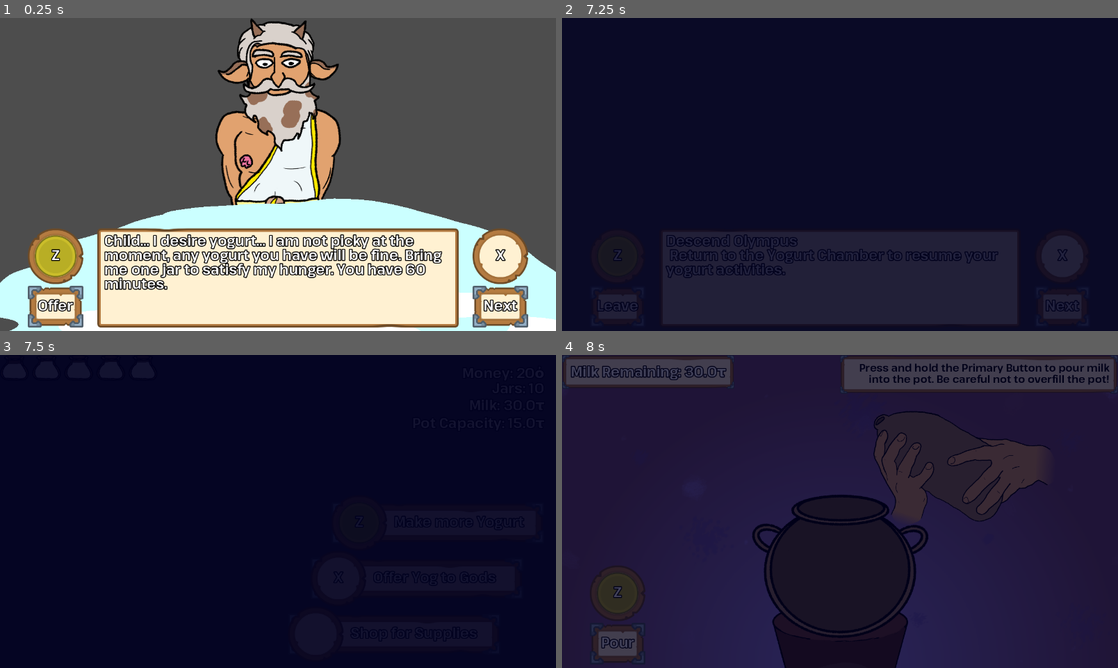
Above: before the commit, frames 1-4 (two rows, left to right).
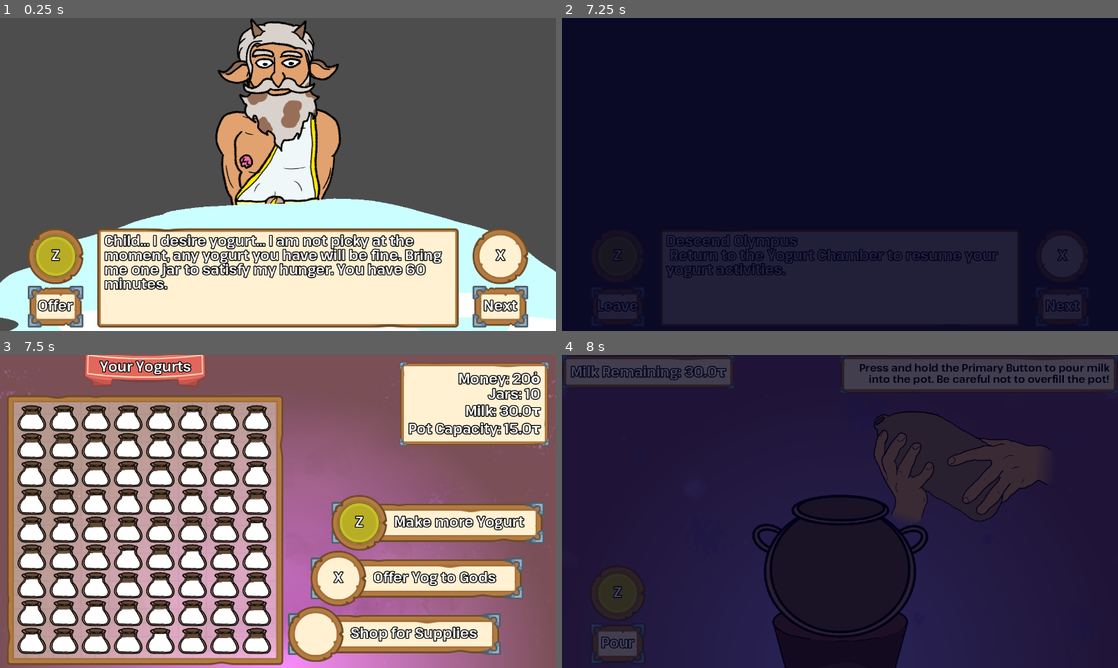
Above: after the commit, the same moments.

Repository: HauntedBees/olympus-mountain-creamery
Game: Godot game, scene res://game_scenes/04_offering/offering.tscn
Two runs of this game, one before a commit and one after it. Both use one fixed random seed, a clock stepped at 60 frames per second and the inputs below. This scene is started directly instead of the project's main scene.
Inputs (mouse positions are in pixels of both pictures, inside the frame that each line leads up to):
- Up to frame 1 (0.25 s): no input
- Up to frame 2 (7.25 s): tap Enter at 0.5, 5 s; move the mouse to (962, 158) at 0.52 s; hold Z (button_one) 0.53-1.28 s; click (962, 158) at 0.67 s; move the mouse to (728, 190) at 1.27 s; tap Z (button_one) at 1.35, 2.3, 2.85, 4.55, 5.85, 6.8 s; click (728, 190) at 1.42 s; move the mouse to (895, 105) at 2.02 s; hold X (button_two) 2.03-2.78 s; click (895, 105) at 2.17 s; move the mouse to (812, 237) at 2.77 s; click (812, 237) at 2.92 s; move the mouse to (1006, 221) at 3.52 s; hold Z (button_one) 3.53-4.28 s; click (1006, 221) at 3.67 s; tap Space at 4.25, 5.75 s; move the mouse to (673, 127) at 4.27 s; tap X (button_two) at 4.35 s; click (673, 127) at 4.42 s; move the mouse to (867, 174) at 5.02 s; hold Z (button_one) 5.03-5.78 s; click (867, 174) at 5.17 s; move the mouse to (756, 96) at 5.77 s; click (756, 96) at 5.92 s; move the mouse to (962, 158) at 6.52 s; hold X (button_two) from 6.53 s (still down); click (962, 158) at 6.67 s
- Up to frame 3 (7.5 s): move the mouse to (166, 527) at 7.27 s; release X (button_two) at 7.28 s; tap Z (button_one) at 7.35 s; click (166, 527) at 7.42 s
- Up to frame 4 (8 s): no input

Frames 1-2 are identical in both runs. In frame 3, 98% of the frame differs, in the area x 0-100%, y 0-100%; in frame 4, nothing differs.

Commit message:
juicing up the yogurt chamber

Diff:
--- a/assets/theem.tres
+++ b/assets/theem.tres
@@ -1,7 +1,7 @@
 [gd_resource type="Theme" load_steps=5 format=3 uid="uid://carntceclimm5"]
 
 [ext_resource type="FontFile" uid="uid://dhcii6gssucck" path="res://assets/other/KamilloGrotesk-SemiBold.ttf" id="1_81221"]
-[ext_resource type="Texture2D" uid="uid://ckplhoa70p81t" path="res://assets/kenney/panel_brown_corners_b.png" id="2_uirx6"]
+[ext_resource type="Texture2D" uid="uid://ckplhoa70p81t" path="res://assets/other/kenney/panel_brown_corners_b.png" id="2_uirx6"]
 
 [sub_resource type="StyleBoxTexture" id="StyleBoxTexture_6okd0"]
 texture = ExtResource("2_uirx6")
--- a/game_data/player_data.gd
+++ b/game_data/player_data.gd
@@ -38,7 +38,7 @@
 ]
 
 func _init() -> void:
-	for i in 5:
+	for i in 88:
 		var m := MilkPotData.new()
 		m.amount = randf_range(JAR_CAPACITY * 0.6, JAR_CAPACITY * 0.8)
 		m.fermentation_time = randf_range(0.0, 60.0)
--- a/game_scenes/01_make_yog/make_yog.tscn
+++ b/game_scenes/01_make_yog/make_yog.tscn
@@ -4,8 +4,8 @@
 [ext_resource type="Texture2D" uid="uid://gojn6kl812co" path="res://assets/prep_background.png" id="2_xhjry"]
 [ext_resource type="Shader" path="res://game_scenes/01_make_yog/milk_top.gdshader" id="3_7rk2f"]
 [ext_resource type="Shader" uid="uid://76asy4soysao" path="res://game_scenes/01_make_yog/fire.tres" id="4_1emc4"]
-[ext_resource type="Texture2D" uid="uid://re1xw6dyi6pl" path="res://assets/bg_parallax.png" id="4_d6xfv"]
-[ext_resource type="Texture2D" uid="uid://cen6l61r08gl4" path="res://assets/bg_parallax2.png" id="4_ix4eq"]
+[ext_resource type="Texture2D" uid="uid://re1xw6dyi6pl" path="res://assets/backgrounds/bg_parallax.png" id="4_d6xfv"]
+[ext_resource type="Texture2D" uid="uid://cen6l61r08gl4" path="res://assets/backgrounds/bg_parallax2.png" id="4_ix4eq"]
 [ext_resource type="PackedScene" uid="uid://c7ggwfed6pagk" path="res://game_scenes/01_make_yog/boil_pot.tscn" id="4_us5hp"]
 [ext_resource type="PackedScene" uid="uid://bvqiad5oamvxy" path="res://game_scenes/01_make_yog/temp_meter.tscn" id="5_sycg0"]
 [ext_resource type="PackedScene" uid="uid://4f3hwjrkf0my" path="res://game_scenes/03_shop/vert_prompt.tscn" id="6_2mk1b"]
@@ -130,6 +130,7 @@
 [node name="BoilPot" parent="PotContainer" instance=ExtResource("4_us5hp")]
 unique_name_in_owner = true
 layout_mode = 2
+overflowing = false
 
 [node name="PourHands" type="TextureRect" parent="."]
 unique_name_in_owner = true
@@ -149,6 +150,10 @@
 stretch_mode = 3
 script = ExtResource("9_kn5mc")
 
+[node name="MarginContainer2" type="MarginContainer" parent="PourHands"]
+layout_mode = 0
+size_flags_horizontal = 3
+
 [node name="FireContainer" type="MarginContainer" parent="."]
 layout_mode = 1
 anchors_preset = 7
--- a/game_scenes/02_outside/action_prompt.tscn
+++ b/game_scenes/02_outside/action_prompt.tscn
@@ -1,9 +1,9 @@
 [gd_scene load_steps=5 format=3 uid="uid://bnurmvdujjqn1"]
 
-[ext_resource type="Texture2D" uid="uid://c2gq7b5wttnyk" path="res://assets/kenney/panel_brown_corners_a.png" id="1_nvtt3"]
+[ext_resource type="Texture2D" uid="uid://c2gq7b5wttnyk" path="res://assets/other/kenney/panel_brown_corners_a.png" id="1_nvtt3"]
 [ext_resource type="Script" path="res://game_scenes/02_outside/action_prompt.gd" id="2_l2xto"]
-[ext_resource type="Texture2D" uid="uid://4r6k78uqfcd8" path="res://assets/kenney/round_damaged_brown.png" id="2_nyqj0"]
-[ext_resource type="Texture2D" uid="uid://dxxxttfyqnckd" path="res://assets/kenney/round_brown_dark.png" id="4_fk2g6"]
+[ext_resource type="Texture2D" uid="uid://4r6k78uqfcd8" path="res://assets/other/kenney/round_damaged_brown.png" id="2_nyqj0"]
+[ext_resource type="Texture2D" uid="uid://dxxxttfyqnckd" path="res://assets/other/kenney/round_brown_dark.png" id="4_fk2g6"]
 
 [node name="ActionPrompt" type="NinePatchRect"]
 custom_minimum_size = Vector2(490, 96)
--- a/game_scenes/02_outside/outside.gd
+++ b/game_scenes/02_outside/outside.gd
@@ -2,6 +2,7 @@
 
 const _JAR_SCENE := preload("res://game_scenes/shared_nodes/lil_yog.tscn")
 const _JAR_SCALE := Vector2(0.5, 0.5)
+const _MAX_YOGURTS_TO_SHOW := 72
 
 @onready var _yog_prompt: ActionPrompt = %YogPrompt
 @onready var _offer_prompt: ActionPrompt = %OfferPrompt
@@ -20,7 +21,11 @@
 		Player.data.milk_amount,
 		Player.data.milk_pot_capacity
 	]
+	var count := 0
 	for y in Player.data.yogurts:
+		count += 1
+		if count > _MAX_YOGURTS_TO_SHOW:
+			continue
 		var c: LilYog = _JAR_SCENE.instantiate()
 		_yogurts_container.add_child(c)
 		c.yog_jar.set_from_info(y)
--- a/game_scenes/02_outside/outside.tscn
+++ b/game_scenes/02_outside/outside.tscn
@@ -1,7 +1,43 @@
-[gd_scene load_steps=3 format=3 uid="uid://ba5oef6kaft2k"]
+[gd_scene load_steps=15 format=3 uid="uid://ba5oef6kaft2k"]
 
 [ext_resource type="Script" path="res://game_scenes/02_outside/outside.gd" id="1_6smvh"]
 [ext_resource type="PackedScene" uid="uid://bnurmvdujjqn1" path="res://game_scenes/02_outside/action_prompt.tscn" id="1_yp2mu"]
+[ext_resource type="Texture2D" uid="uid://ba1cqqldcxtnt" path="res://assets/backgrounds/bg2.png" id="2_5wn8l"]
+[ext_resource type="Shader" path="res://game_scenes/01_make_yog/milk_top.gdshader" id="3_sohif"]
+[ext_resource type="Texture2D" uid="uid://y6sw2vih51h" path="res://assets/backgrounds/bgparla2.png" id="4_limcd"]
+[ext_resource type="Texture2D" uid="uid://dmacliuopvixi" path="res://assets/backgrounds/bgparla22.png" id="5_rdrxg"]
+[ext_resource type="Shader" uid="uid://76asy4soysao" path="res://game_scenes/01_make_yog/fire.tres" id="6_h8hcx"]
+[ext_resource type="Texture2D" uid="uid://cavkb4kakl83x" path="res://assets/other/kenney/banner_classic_curtain.png" id="8_exekd"]
+[ext_resource type="Texture2D" uid="uid://bbvk1h0hvn3vl" path="res://assets/other/kenney/pattern_grid_paper.png" id="9_qvjt6"]
+[ext_resource type="Texture2D" uid="uid://88ghydqm8ja4" path="res://assets/other/kenney/panel_grid_paper.png" id="10_pgpf1"]
+
+[sub_resource type="ShaderMaterial" id="ShaderMaterial_45d1f"]
+shader = ExtResource("3_sohif")
+shader_parameter/milk_speed = -0.01
+
+[sub_resource type="ShaderMaterial" id="ShaderMaterial_n6std"]
+shader = ExtResource("3_sohif")
+shader_parameter/milk_speed = 0.005
+
+[sub_resource type="ShaderMaterial" id="ShaderMaterial_rn7lj"]
+shader = ExtResource("6_h8hcx")
+shader_parameter/transparent = Color(0.27451, 0.0588235, 0.278431, 0)
+shader_parameter/inner = Color(0.733333, 0.564706, 0.94902, 1)
+shader_parameter/outer = Color(0.729412, 0.192157, 0.694118, 1)
+shader_parameter/inner_threshold = 0.375
+shader_parameter/outer_threshold = 0.14
+shader_parameter/soft_edge = 1.63
+shader_parameter/time_mult = 0.125
+shader_parameter/center = Vector2(0.5, 0.8)
+shader_parameter/OCTAVES = 6
+
+[sub_resource type="StyleBoxTexture" id="StyleBoxTexture_w8yw3"]
+texture = ExtResource("10_pgpf1")
+texture_margin_left = 16.0
+texture_margin_top = 16.0
+texture_margin_right = 16.0
+texture_margin_bottom = 16.0
+draw_center = false
 
 [node name="Outside" type="Control"]
 layout_mode = 3
@@ -11,6 +47,54 @@
 grow_horizontal = 2
 grow_vertical = 2
 script = ExtResource("1_6smvh")
+
+[node name="BG" type="Control" parent="."]
+layout_mode = 1
+anchors_preset = 15
+anchor_right = 1.0
+anchor_bottom = 1.0
+grow_horizontal = 2
+grow_vertical = 2
+
+[node name="TextureRect" type="TextureRect" parent="BG"]
+layout_mode = 1
+anchors_preset = 15
+anchor_right = 1.0
+anchor_bottom = 1.0
+grow_horizontal = 2
+grow_vertical = 2
+texture = ExtResource("2_5wn8l")
+
+[node name="TextureRect2" type="TextureRect" parent="BG"]
+texture_repeat = 2
+material = SubResource("ShaderMaterial_45d1f")
+layout_mode = 1
+anchors_preset = 15
+anchor_right = 1.0
+anchor_bottom = 1.0
+grow_horizontal = 2
+grow_vertical = 2
+texture = ExtResource("4_limcd")
+
+[node name="TextureRect3" type="TextureRect" parent="BG"]
+texture_repeat = 2
+material = SubResource("ShaderMaterial_n6std")
+layout_mode = 1
+anchors_preset = 15
+anchor_right = 1.0
+anchor_bottom = 1.0
+grow_horizontal = 2
+grow_vertical = 2
+texture = ExtResource("5_rdrxg")
+
+[node name="ColorRect" type="ColorRect" parent="BG"]
+material = SubResource("ShaderMaterial_rn7lj")
+layout_mode = 1
+anchors_preset = 15
+anchor_right = 1.0
+anchor_bottom = 1.0
+grow_horizontal = 2
+grow_vertical = 2
 
 [node name="VBoxContainer" type="VBoxContainer" parent="."]
 layout_mode = 1
@@ -65,34 +149,102 @@
 layout_mode = 2
 text = "Shop for Supplies"
 
-[node name="InfoLabel" type="Label" parent="."]
-unique_name_in_owner = true
+[node name="MarginContainer" type="MarginContainer" parent="."]
 layout_mode = 1
 anchors_preset = 1
 anchor_left = 1.0
 anchor_right = 1.0
-offset_left = -180.0
-offset_top = 23.0
-offset_right = -27.0
-offset_bottom = 56.0
+offset_left = -325.0
+offset_bottom = 193.0
 grow_horizontal = 0
+theme_override_constants/margin_top = 16
+theme_override_constants/margin_right = 16
+
+[node name="PanelContainer" type="PanelContainer" parent="MarginContainer"]
+layout_mode = 2
+
+[node name="InfoLabel" type="Label" parent="MarginContainer/PanelContainer"]
+unique_name_in_owner = true
+layout_mode = 2
 text = "Money: 50ὀ
 Jars: 10
 Milk: 50τ
 Pot Capacity: 50τ"
 horizontal_alignment = 2
 
-[node name="Yogurts" type="GridContainer" parent="."]
-unique_name_in_owner = true
+[node name="VBoxContainer2" type="VBoxContainer" parent="."]
 layout_mode = 1
 anchors_preset = 9
 anchor_bottom = 1.0
-offset_right = 666.0
-grow_vertical = 2
+offset_right = 634.0
+grow_vertical = 2
+
+[node name="CenterContainer" type="CenterContainer" parent="VBoxContainer2"]
+layout_mode = 2
+
+[node name="TextureRect" type="TextureRect" parent="VBoxContainer2/CenterContainer"]
+custom_minimum_size = Vector2(280, 82)
+layout_mode = 2
+texture = ExtResource("8_exekd")
+
+[node name="MarginContainer" type="MarginContainer" parent="VBoxContainer2/CenterContainer/TextureRect"]
+layout_mode = 1
+anchors_preset = 15
+anchor_right = 1.0
+anchor_bottom = 1.0
+offset_left = 1.0
+offset_right = 1.0
+grow_horizontal = 2
+grow_vertical = 2
+theme_override_constants/margin_bottom = 6
+
+[node name="Label" type="Label" parent="VBoxContainer2/CenterContainer/TextureRect/MarginContainer"]
+layout_mode = 2
+text = "Your Yogurts"
+horizontal_alignment = 1
+
+[node name="MarginContainer" type="MarginContainer" parent="VBoxContainer2"]
+layout_mode = 2
+size_flags_vertical = 3
+theme_override_constants/margin_left = 16
+theme_override_constants/margin_top = 16
+theme_override_constants/margin_right = 16
+theme_override_constants/margin_bottom = 16
+
+[node name="MarginContainer" type="MarginContainer" parent="VBoxContainer2/MarginContainer"]
+layout_mode = 2
+theme_override_constants/margin_left = 9
+theme_override_constants/margin_top = 9
+theme_override_constants/margin_right = 9
+theme_override_constants/margin_bottom = 9
+
+[node name="TextureRect" type="TextureRect" parent="VBoxContainer2/MarginContainer/MarginContainer"]
+modulate = Color(1, 1, 1, 0.454902)
+layout_mode = 2
+texture = ExtResource("9_qvjt6")
+stretch_mode = 1
+
+[node name="PanelContainer" type="PanelContainer" parent="VBoxContainer2/MarginContainer"]
+layout_mode = 2
+size_flags_vertical = 3
+theme_override_styles/panel = SubResource("StyleBoxTexture_w8yw3")
+
+[node name="MarginContainer" type="MarginContainer" parent="VBoxContainer2/MarginContainer/PanelContainer"]
+layout_mode = 2
+theme_override_constants/margin_left = 8
+theme_override_constants/margin_top = 8
+theme_override_constants/margin_right = 8
+theme_override_constants/margin_bottom = 8
+
+[node name="Yogurts" type="GridContainer" parent="VBoxContainer2/MarginContainer/PanelContainer/MarginContainer"]
+unique_name_in_owner = true
+layout_mode = 2
+size_flags_vertical = 3
 columns = 8
 
 [node name="Transition" type="ColorRect" parent="."]
 unique_name_in_owner = true
+visible = false
 layout_mode = 1
 anchors_preset = 15
 anchor_right = 1.0
--- a/game_scenes/03_shop/shop.tscn
+++ b/game_scenes/03_shop/shop.tscn
@@ -2,7 +2,7 @@
 
 [ext_resource type="Script" path="res://game_scenes/03_shop/shop.gd" id="1_2k8su"]
 [ext_resource type="PackedScene" uid="uid://dne47q8u5if22" path="res://game_scenes/shared_nodes/item_display.tscn" id="1_naxsf"]
-[ext_resource type="Texture2D" uid="uid://p1dyj23bf1a8" path="res://assets/kenney/button_brown.png" id="2_0o0qk"]
+[ext_resource type="Texture2D" uid="uid://p1dyj23bf1a8" path="res://assets/other/kenney/button_brown.png" id="2_0o0qk"]
 [ext_resource type="PackedScene" uid="uid://4f3hwjrkf0my" path="res://game_scenes/03_shop/vert_prompt.tscn" id="3_5dhdj"]
 
 [node name="Shop" type="Control"]
--- a/game_scenes/03_shop/vert_prompt.tscn
+++ b/game_scenes/03_shop/vert_prompt.tscn
@@ -1,9 +1,9 @@
 [gd_scene load_steps=5 format=3 uid="uid://4f3hwjrkf0my"]
 
 [ext_resource type="Script" path="res://game_scenes/03_shop/vert_prompt.gd" id="1_rgfit"]
-[ext_resource type="Texture2D" uid="uid://4r6k78uqfcd8" path="res://assets/kenney/round_damaged_brown.png" id="1_udctj"]
-[ext_resource type="Texture2D" uid="uid://dxxxttfyqnckd" path="res://assets/kenney/round_brown_dark.png" id="2_50r6n"]
-[ext_resource type="Texture2D" uid="uid://c2gq7b5wttnyk" path="res://assets/kenney/panel_brown_corners_a.png" id="3_bdl6j"]
+[ext_resource type="Texture2D" uid="uid://4r6k78uqfcd8" path="res://assets/other/kenney/round_damaged_brown.png" id="1_udctj"]
+[ext_resource type="Texture2D" uid="uid://dxxxttfyqnckd" path="res://assets/other/kenney/round_brown_dark.png" id="2_50r6n"]
+[ext_resource type="Texture2D" uid="uid://c2gq7b5wttnyk" path="res://assets/other/kenney/panel_brown_corners_a.png" id="3_bdl6j"]
 
 [node name="VertPrompt" type="VBoxContainer"]
 anchors_preset = 15
--- a/game_scenes/04_offering/gods/meus.tscn
+++ b/game_scenes/04_offering/gods/meus.tscn
@@ -2,9 +2,9 @@
 
 [ext_resource type="Script" path="res://game_scenes/04_offering/gods/meus.gd" id="1_t0sso"]
 [ext_resource type="Script" path="res://game_scenes/04_offering/gods/desire.gd" id="2_0pvo5"]
-[ext_resource type="Texture2D" uid="uid://bfcvka4iuur25" path="res://assets/meus/zbody.png" id="2_d1w38"]
+[ext_resource type="Texture2D" uid="uid://bfcvka4iuur25" path="res://assets/gods/meus/zbody.png" id="2_d1w38"]
 [ext_resource type="Script" path="res://game_data/item_count.gd" id="3_fg4ya"]
-[ext_resource type="Texture2D" uid="uid://bjc3fth1ev1ga" path="res://assets/meus/zhead.png" id="3_wi8gn"]
+[ext_resource type="Texture2D" uid="uid://bjc3fth1ev1ga" path="res://assets/gods/meus/zhead.png" id="3_wi8gn"]
 [ext_resource type="Shader" uid="uid://76asy4soysao" path="res://game_scenes/01_make_yog/fire.tres" id="4_axbc6"]
 
 [sub_resource type="Resource" id="Resource_heya8"]
--- a/game_scenes/04_offering/offering.tscn
+++ b/game_scenes/04_offering/offering.tscn
@@ -2,8 +2,8 @@
 
 [ext_resource type="Script" path="res://game_scenes/04_offering/offering.gd" id="1_jmqmc"]
 [ext_resource type="PackedScene" uid="uid://4f3hwjrkf0my" path="res://game_scenes/03_shop/vert_prompt.tscn" id="2_gty0a"]
-[ext_resource type="Texture2D" uid="uid://c2gq7b5wttnyk" path="res://assets/kenney/panel_brown_corners_a.png" id="2_j1m8x"]
-[ext_resource type="Texture2D" uid="uid://p1dyj23bf1a8" path="res://assets/kenney/button_brown.png" id="3_0801h"]
+[ext_resource type="Texture2D" uid="uid://c2gq7b5wttnyk" path="res://assets/other/kenney/panel_brown_corners_a.png" id="2_j1m8x"]
+[ext_resource type="Texture2D" uid="uid://p1dyj23bf1a8" path="res://assets/other/kenney/button_brown.png" id="3_0801h"]
 [ext_resource type="Texture2D" uid="uid://c501t58o105if" path="res://assets/items.png" id="3_k7bcv"]
 
 [sub_resource type="AtlasTexture" id="AtlasTexture_rgxtt"]
--- a/game_scenes/04_offering/zeus.tscn
+++ b/game_scenes/04_offering/zeus.tscn
@@ -1,13 +1,13 @@
 [gd_scene load_steps=9 format=3 uid="uid://duly7c5odu1ho"]
 
-[ext_resource type="Texture2D" uid="uid://dhsennjss6hip" path="res://assets/meus/armr.png" id="1_fpplt"]
-[ext_resource type="Texture2D" uid="uid://byqr0hypwy0h5" path="res://assets/meus/body.png" id="1_ii6vp"]
-[ext_resource type="Texture2D" uid="uid://co56aneohp3v" path="res://assets/meus/head.png" id="2_eblh6"]
-[ext_resource type="Texture2D" uid="uid://dxvjrgnnpg006" path="res://assets/meus/armr2.png" id="2_wksg6"]
-[ext_resource type="Texture2D" uid="uid://dkvcym3fn34fc" path="res://assets/meus/eye.png" id="3_mdeyf"]
-[ext_resource type="Texture2D" uid="uid://ba62atiot8cpf" path="res://assets/meus/arml.png" id="3_qy4b2"]
-[ext_resource type="Texture2D" uid="uid://bo8cpr6gxrgep" path="res://assets/meus/arml2.png" id="4_fct2t"]
-[ext_resource type="Texture2D" uid="uid://bawxpum6wow38" path="res://assets/meus/handl1.png" id="5_bkhfk"]
+[ext_resource type="Texture2D" uid="uid://dhsennjss6hip" path="res://assets/gods/meus/armr.png" id="1_fpplt"]
+[ext_resource type="Texture2D" uid="uid://byqr0hypwy0h5" path="res://assets/gods/meus/body.png" id="1_ii6vp"]
+[ext_resource type="Texture2D" uid="uid://co56aneohp3v" path="res://assets/gods/meus/head.png" id="2_eblh6"]
+[ext_resource type="Texture2D" uid="uid://dxvjrgnnpg006" path="res://assets/gods/meus/armr2.png" id="2_wksg6"]
+[ext_resource type="Texture2D" uid="uid://dkvcym3fn34fc" path="res://assets/gods/meus/eye.png" id="3_mdeyf"]
+[ext_resource type="Texture2D" uid="uid://ba62atiot8cpf" path="res://assets/gods/meus/arml.png" id="3_qy4b2"]
+[ext_resource type="Texture2D" uid="uid://bo8cpr6gxrgep" path="res://assets/gods/meus/arml2.png" id="4_fct2t"]
+[ext_resource type="Texture2D" uid="uid://bawxpum6wow38" path="res://assets/gods/meus/handl1.png" id="5_bkhfk"]
 
 [node name="Meus" type="Node2D"]
 
--- a/game_scenes/shared_nodes/framed_yog.tscn
+++ b/game_scenes/shared_nodes/framed_yog.tscn
@@ -1,7 +1,7 @@
 [gd_scene load_steps=4 format=3 uid="uid://b1hoftry4uri6"]
 
 [ext_resource type="Script" path="res://game_scenes/shared_nodes/framed_yog.gd" id="1_f7ebp"]
-[ext_resource type="Texture2D" uid="uid://c2gq7b5wttnyk" path="res://assets/kenney/panel_brown_corners_a.png" id="1_kp75d"]
+[ext_resource type="Texture2D" uid="uid://c2gq7b5wttnyk" path="res://assets/other/kenney/panel_brown_corners_a.png" id="1_kp75d"]
 [ext_resource type="PackedScene" uid="uid://onydyldr07sm" path="res://game_scenes/shared_nodes/yog_jar.tscn" id="2_8j0vc"]
 
 [node name="FramedYog" type="CenterContainer"]
--- a/game_scenes/shared_nodes/item_display.gd
+++ b/game_scenes/shared_nodes/item_display.gd
@@ -1,8 +1,8 @@
 @tool
 class_name ItemDisplay extends TextureRect
 
-const _SELECTED_TEXTURE := preload("res://assets/kenney/panel_brown_arrows.png")
-const _STANDARD_TEXTURE := preload("res://assets/kenney/panel_brown_corners_a.png")
+const _SELECTED_TEXTURE := preload("res://assets/other/kenney/panel_brown_arrows.png")
+const _STANDARD_TEXTURE := preload("res://assets/other/kenney/panel_brown_corners_a.png")
 const _OFFSET := Vector2(64.0, 64.0)
 
 @export var item: ItemCount.Type:
--- a/game_scenes/shared_nodes/item_display.tscn
+++ b/game_scenes/shared_nodes/item_display.tscn
@@ -1,6 +1,6 @@
 [gd_scene load_steps=5 format=3 uid="uid://dne47q8u5if22"]
 
-[ext_resource type="Texture2D" uid="uid://c2gq7b5wttnyk" path="res://assets/kenney/panel_brown_corners_a.png" id="1_6psl6"]
+[ext_resource type="Texture2D" uid="uid://c2gq7b5wttnyk" path="res://assets/other/kenney/panel_brown_corners_a.png" id="1_6psl6"]
 [ext_resource type="Script" path="res://game_scenes/shared_nodes/item_display.gd" id="2_h76au"]
 [ext_resource type="Texture2D" uid="uid://c501t58o105if" path="res://assets/items.png" id="2_latkt"]
 
Binary file added: assets/backgrounds/bg2.png
Not shown, added: assets/backgrounds/bg2.png.import
Renamed: assets/bg_parallax.png -> assets/backgrounds/bg_parallax.png
Not shown, added: assets/backgrounds/bg_parallax.png.import
Renamed: assets/bg_parallax2.png -> assets/backgrounds/bg_parallax2.png
Not shown, added: assets/backgrounds/bg_parallax2.png.import
Binary file added: assets/backgrounds/bgparla2.png
Not shown, added: assets/backgrounds/bgparla2.png.import
Binary file added: assets/backgrounds/bgparla22.png
Not shown, added: assets/backgrounds/bgparla22.png.import
Not shown, removed: assets/bg_parallax.png.import
Not shown, removed: assets/bg_parallax2.png.import
(and 65 more such lines)
